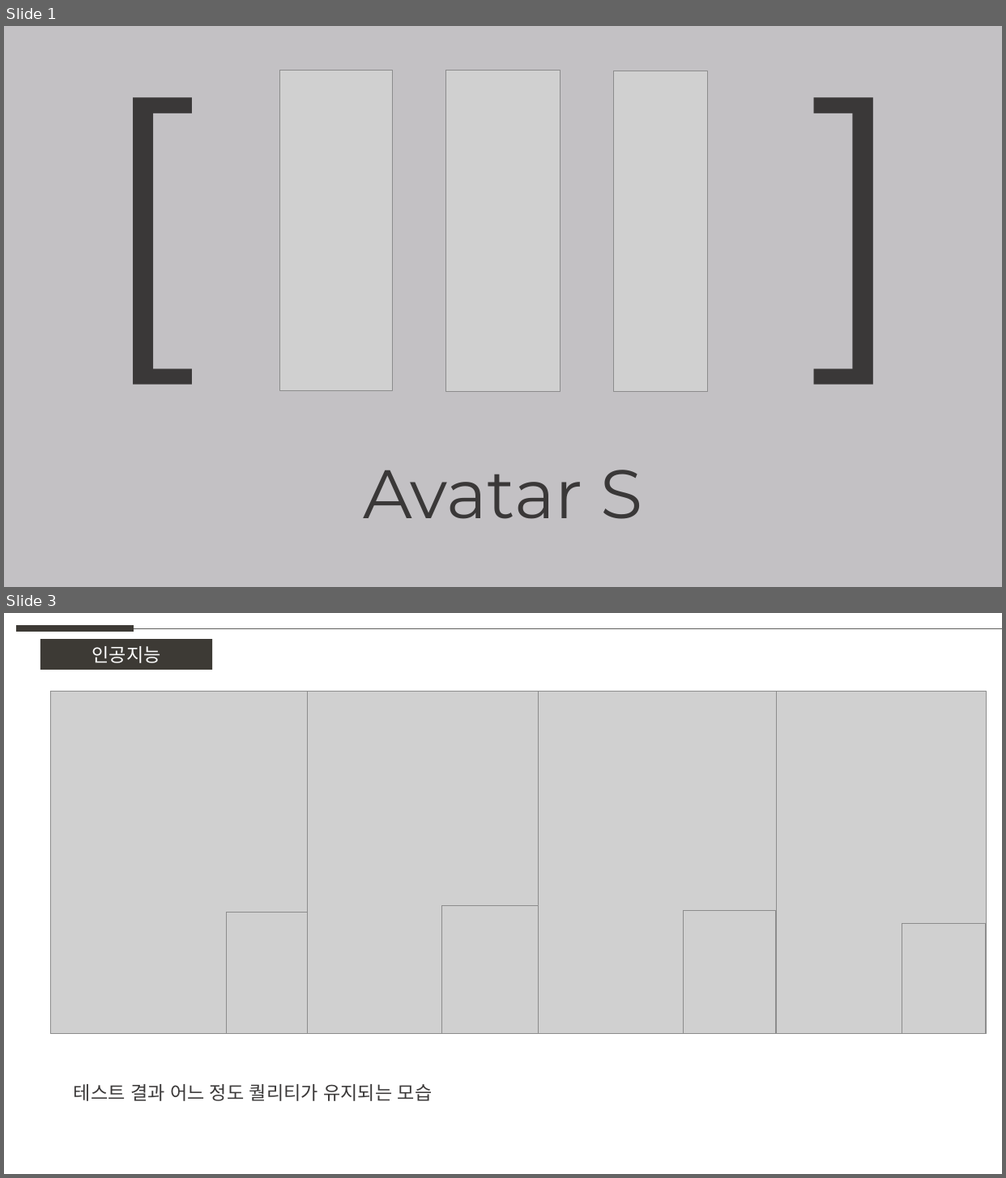
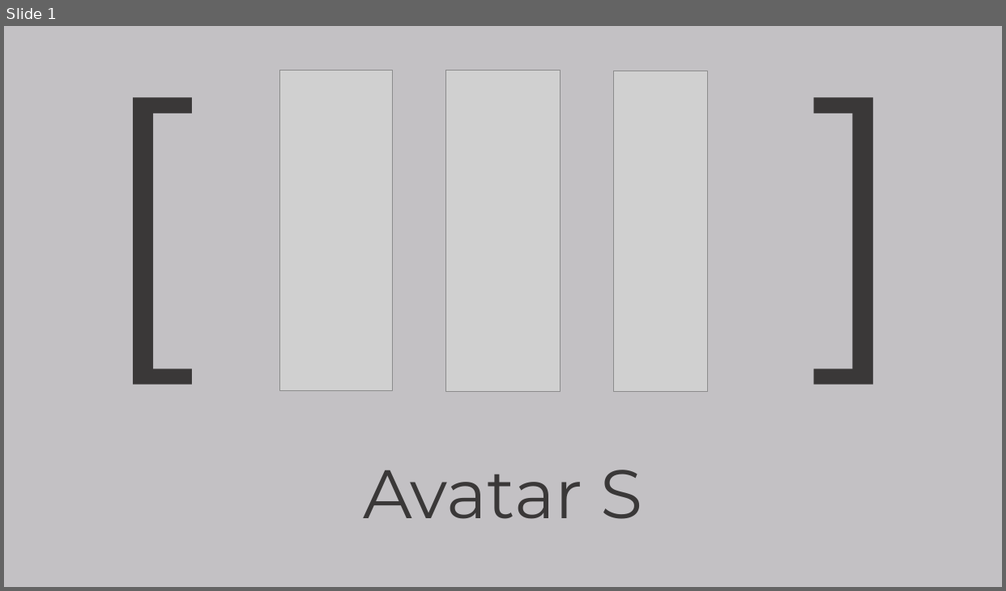
Before and after one commit to weaknessHero/Project_AvatarS, a slide deck: 발표자료/업데이트/LJHPPT.pptx. Shown one above the other, each under a label of ours: slides 1 and 3 before the commit, slide 1 after it; the slides between them are not shown. The pictures are 1006x1178 and 1006x591 pixels, drawn with LibreOffice and Linux fonts; fonts in the diff are those of the drawing; grey boxes stand for pictures. Boxes give left, top, right and bottom in pixels: in the first picture for what was removed or moved away, otherwise in the second. Text is boxed around its words. In the diff, an @@ line names an element or a change of style, - is before the commit and + after.

Commit message:
인공지능 연동 관련

```diff
--- a/발표자료/업데이트/LJHPPT.pptx
+++ b/발표자료/업데이트/LJHPPT.pptx
@@ slide 3 removed at <box>4,613,1002,1174</box>, background #FFFFFF @@
@@ line removed from (17, 628) to (134, 628) @@
@@ line removed from (134, 628) to (1002, 628) @@
@@ rectangle removed at <box>40,639,213,670</box> @@
-인공지능
@@ picture removed at <box>50,692,307,1034</box> @@
@@ picture removed at <box>282,692,539,1034</box> @@
@@ picture removed at <box>520,692,777,1034</box> @@
@@ picture removed at <box>730,692,987,1034</box> @@
@@ picture removed at <box>226,913,307,1033</box> @@
@@ picture removed at <box>442,905,539,1034</box> @@
@@ picture removed at <box>684,911,776,1034</box> @@
@@ picture removed at <box>902,924,986,1034</box> @@
@@ text removed at <box>74,1084,432,1101</box> @@
-테스트 결과 어느 정도 퀄리티가 유지되는 모습
```
Also in this commit, not shown: 1 slide changed, 2 other slides removed.
